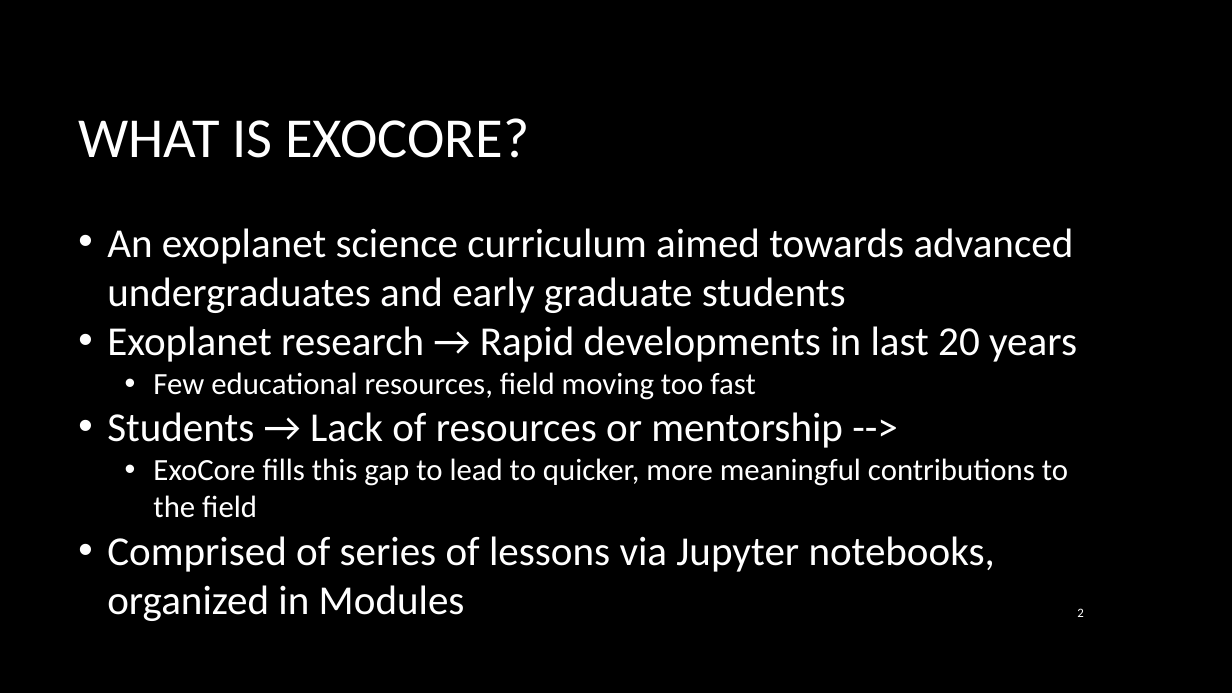
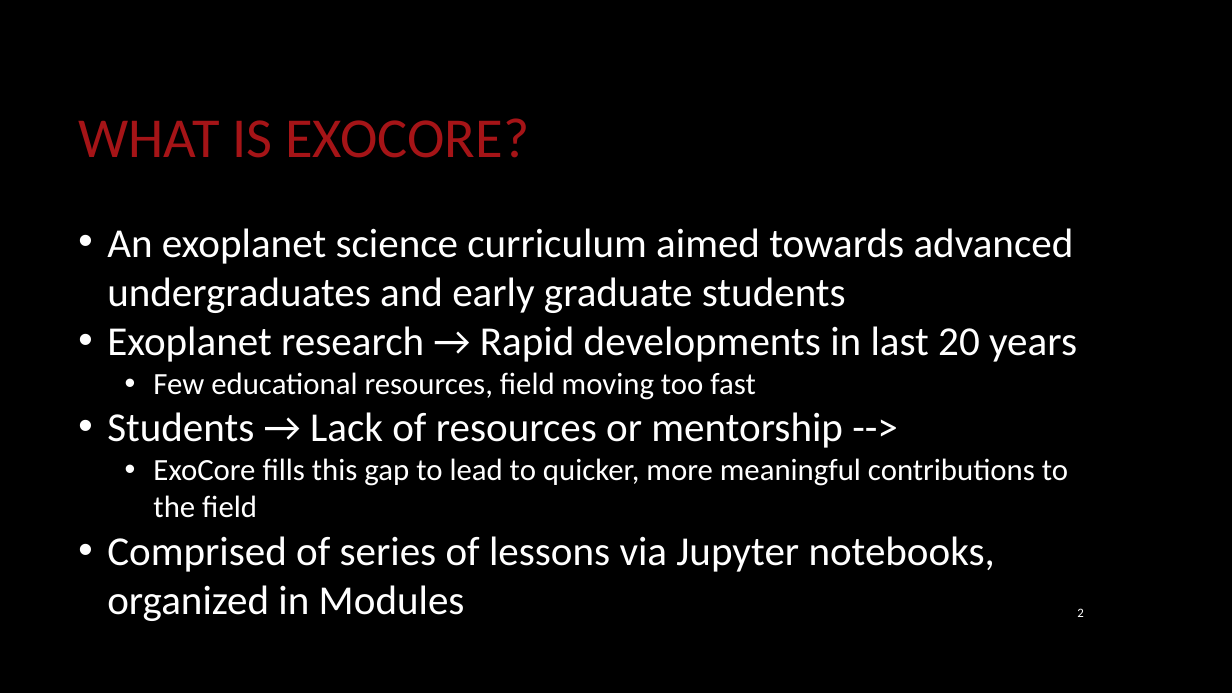
Before and after one commit to AstroMusers/ExoCore, a slide deck: slide 2 of ExoCore/Exocore.pptx. Drawn at 1232x693 pixels with LibreOffice and Linux fonts; fonts in the diff are those of the drawing; background and template pictures are left out. Boxes give left, top, right and bottom in pixels: in the first picture for what was removed or moved away, otherwise in the second. Text is boxed around its words. In the diff, an @@ line names an element or a change of style, - is before the commit and + after.

```diff
--- a/ExoCore/Exocore.pptx
+++ b/ExoCore/Exocore.pptx
@@ title "WHAT IS EXOCORE?" at box(79, 118, 529, 158): text colour #FFFFFF to #A51417 @@
```
Also in this commit, not shown: 3 other slides changed, 1 other file.
